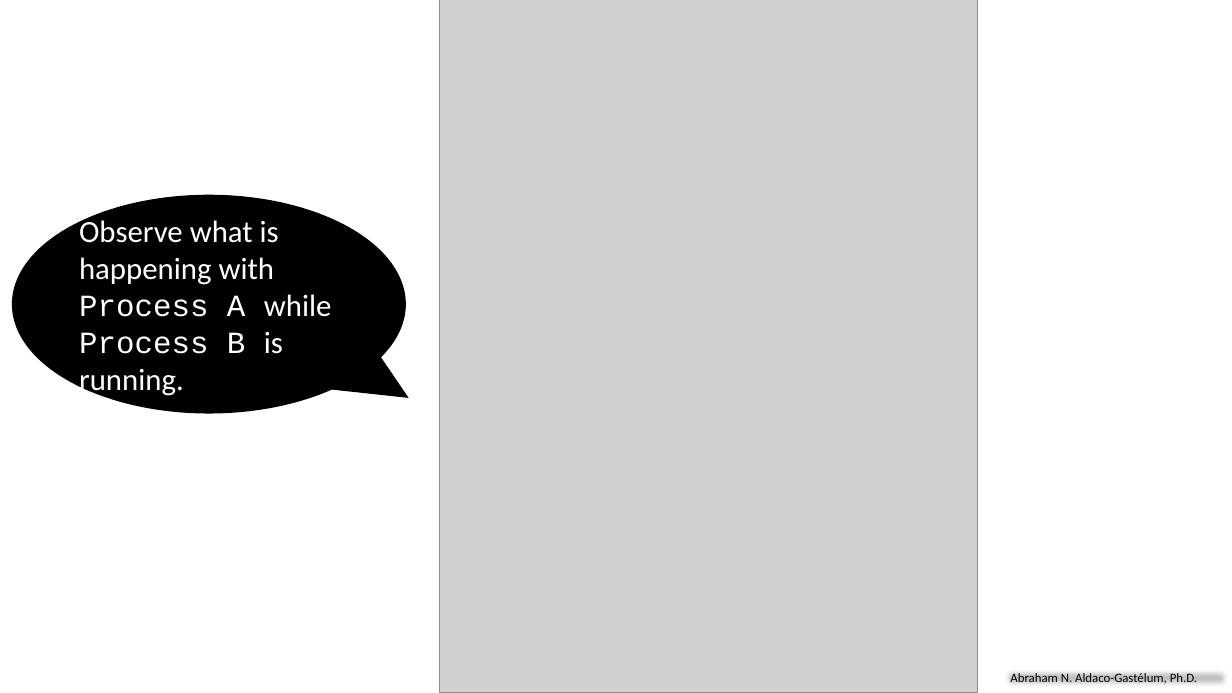
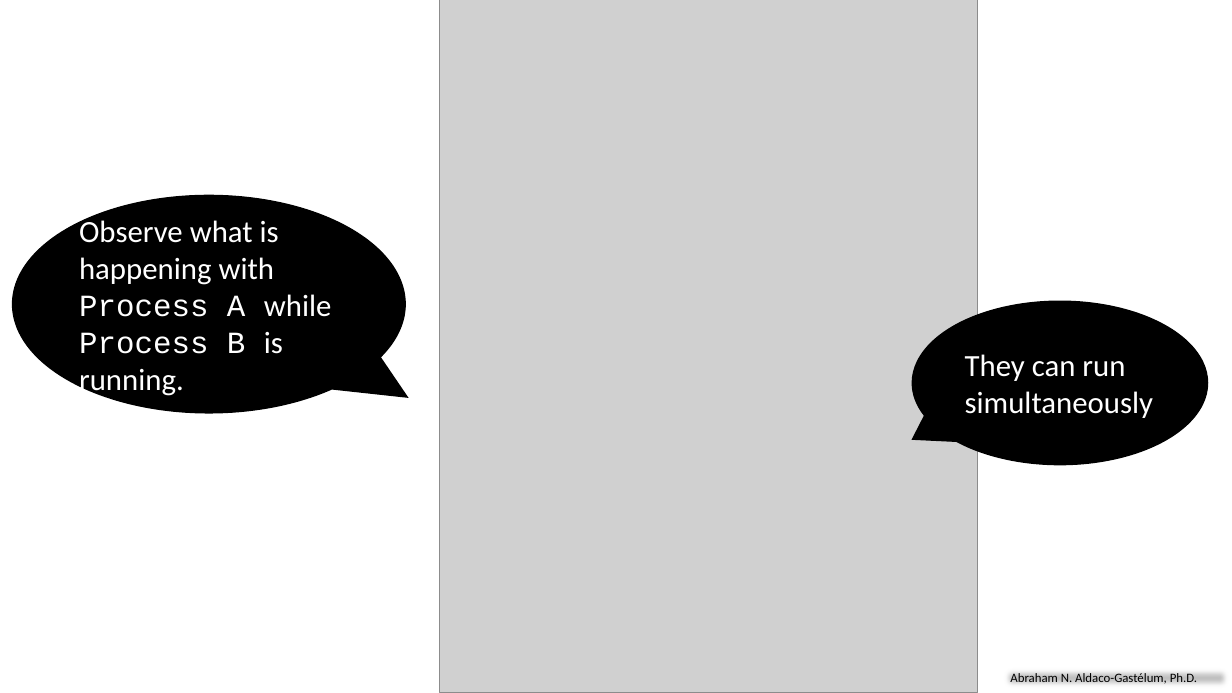
Before and after one commit to aaldacog/uwp, a slide deck: slide 16 of AsynchronousProcessing_AbrahamAldaco.pptx. Drawn at 1232x693 pixels with LibreOffice and Linux fonts; fonts in the diff are those of the drawing; grey boxes stand for pictures. Boxes give left, top, right and bottom in pixels: in the first picture for what was removed or moved away, otherwise in the second. Text is boxed around its words. In the diff, an @@ line names an element or a change of style, - is before the commit and + after.

```diff
--- a/AsynchronousProcessing_AbrahamAldaco.pptx
+++ b/AsynchronousProcessing_AbrahamAldaco.pptx
@@ speech bubble added at (912, 301, 1208, 465), fill #000000, outline #000000 1 pt, 24 pt, text #FFFFFF @@
+They can run simultaneously
```
Also in this commit, not shown: 24 other slides changed, 3 slides added, 1 slide removed, 1 other file.
